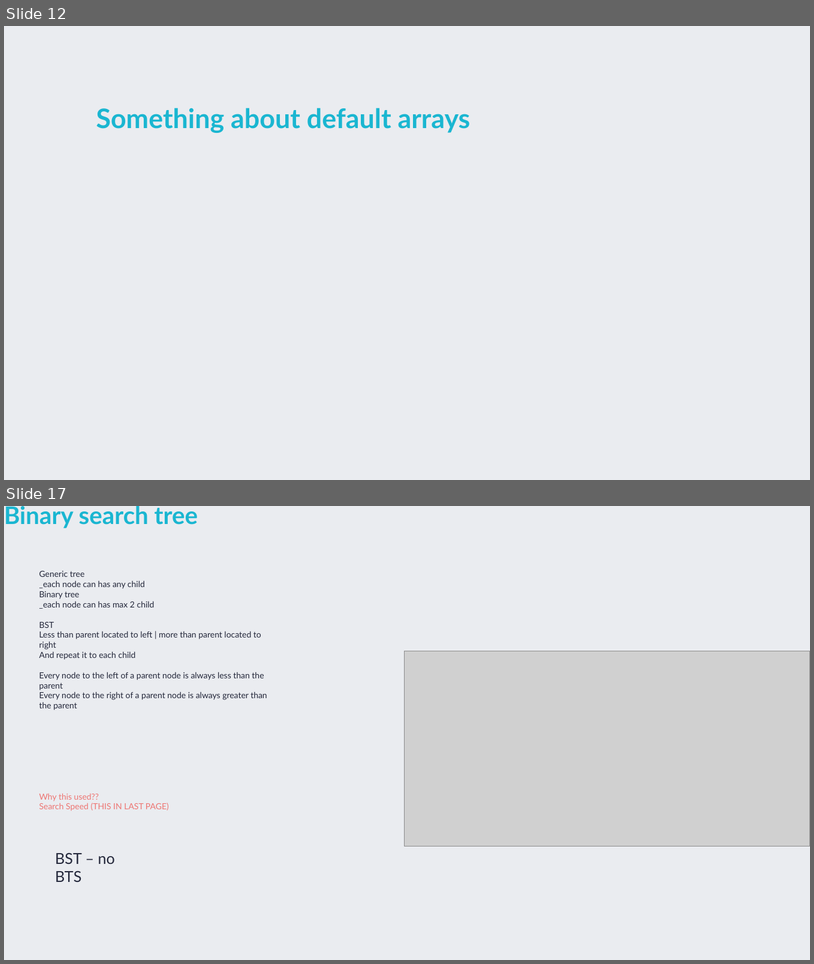
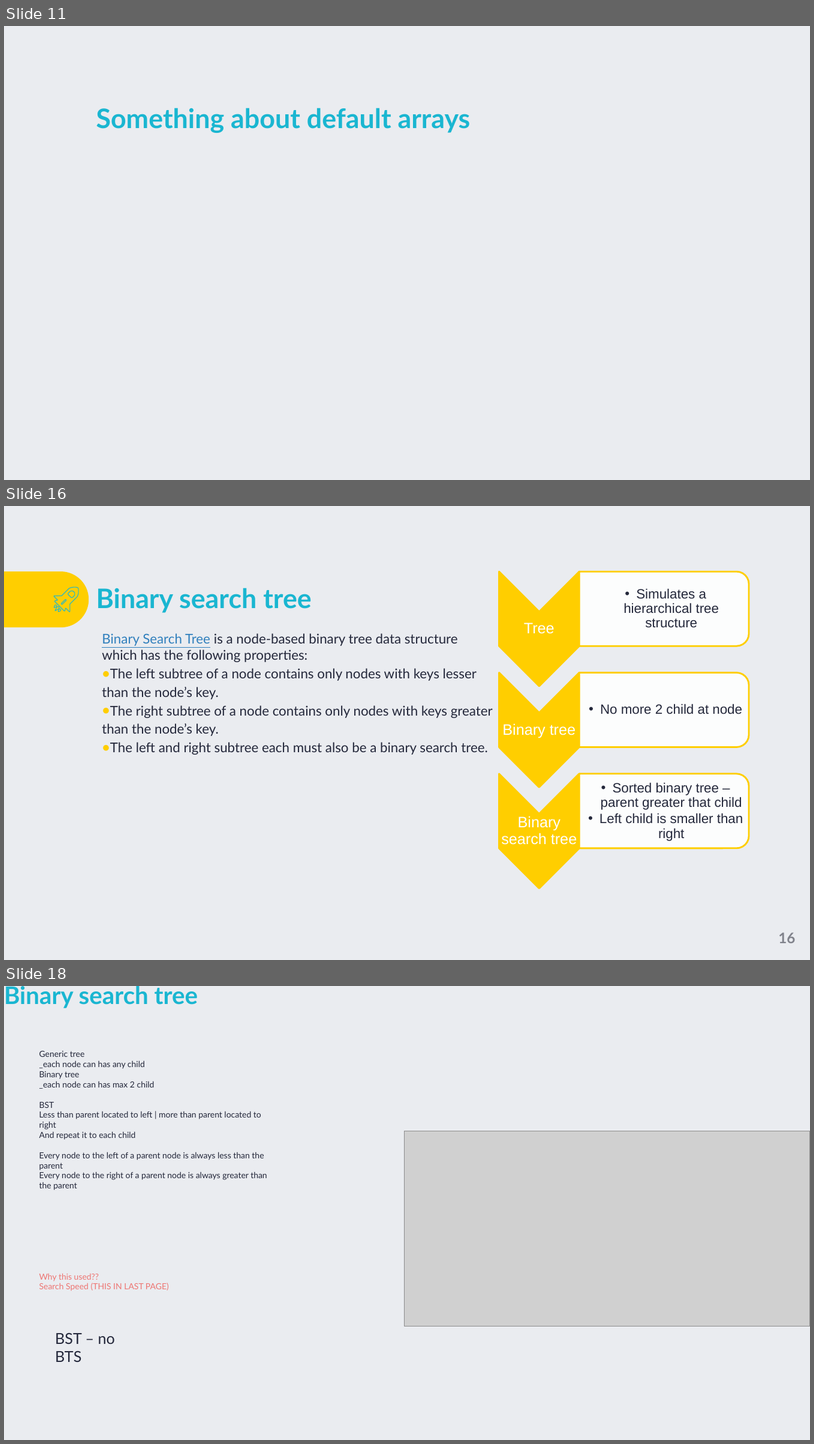
Before and after one commit to TigranVardanyan/Algorithms-and-Data-structures, a slide deck: ds&a.pptx. Shown one above the other, each under a label of ours: slides 12 and 17 before the commit, slides 11, 16 and 18 after it; the slides between them are not shown. The pictures are 814x964 and 814x1444 pixels, drawn with LibreOffice and Linux fonts; fonts in the diff are those of the drawing; grey boxes stand for pictures; background and template pictures are left out. Boxes give left, top, right and bottom in pixels: in the first picture for what was removed or moved away, otherwise in the second. Text is boxed around its words. In the diff, an @@ line names an element or a change of style, - is before the commit and + after.

```diff
--- a/ds&a.pptx
+++ b/ds&a.pptx
@@ slide 16 added at bbox=[4, 506, 810, 960], background picture (left out) @@
@@ round same rect added at bbox=[4, 571, 89, 627], fill #FFCE00 @@
@@ title added at bbox=[96, 588, 312, 613], 32 pt, text #1AB6D1, bold @@
+Binary search tree
@@ group added at bbox=[54, 587, 79, 612]: 4 freeform shapes @@
@@ text added at bbox=[102, 633, 493, 754], 16 pt, text #24283B @@
+Binary Search Tree is a node-based binary tree data structure which has the following properties:
+● The left subtree of a node contains only nodes with keys lesser than the node’s key.
+● The right subtree of a node contains only nodes with keys greater than the node’s key.
+● The left and right subtree each must also be a binary search tree.
@@ group added at bbox=[500, 572, 749, 888]: 6 texts, 3 chevrons, 3 round same rects @@
+Tree
+  •• Simulates a hierarchical tree structure
+Binary tree
+  •• No more 2 child at node
+Binary search tree
+  •• Sorted binary tree – parent greater that child
+  •• Left child is smaller than right
@@ page number added at bbox=[779, 932, 795, 943], 17.3 pt, text #80828B, bold @@
+16
@@ what was slide 12 is now slide 11 @@
@@ what was slide 17 is now slide 18 @@
```
Also in this commit, not shown: 3 slides changed, 5 other slides added, 5 slides removed, 1 other file.
